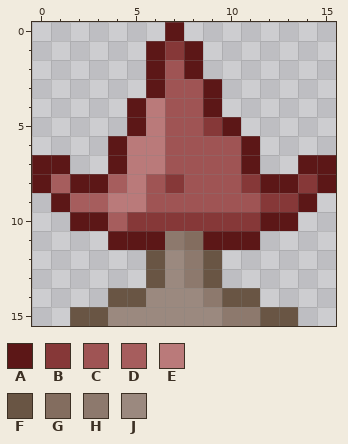
File history of a pixel-art sprite, assets/image/gamemap/tiles/kepler/foliage1.png. Above, as it was before the edit.
The file is 16x16 pixels. Colours within 5 levels of each other are drawn and written as one.
Palette (. is transparent): A #5c1717  B #863838  C #9f5454  D #a65d5d  E #ba7a7a  F #695544  G #836d5f  H #8d796d  J #9b897f
Once edited:
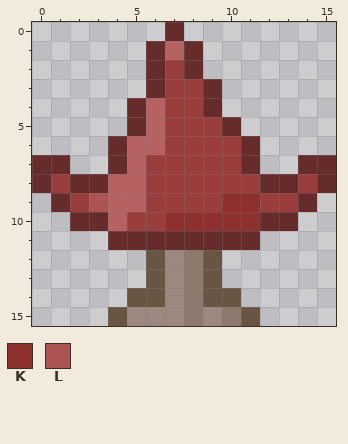
Colours new in this view: K #8e3030  L #ac5454
Difference:
@@ palette @@
-A #5c1717
+A #662b2b
-C #9f5454
+C #9a3d3d
-E #ba7a7a
+E #b66262
@@ x 5..9 @@
  0 ..A..
- 1 .ABA.
+ 1 .AEA.
  2 .ACA.
@@ x 0..15 @@
  4 .....AECCA......
- 5 .....AECCBA.....
+ 5 .....AECCCA.....
  6 ....AEECCCCA....
- 7 AA..AEECCCCA..AA
- 8 ADAADECBCCCBAABA
- 9 .ADDEECCCCCCBBA.
-10 ..AADBBBBBBBAA..
-11 ....AAAHGAAA....
+ 7 AA..AECCCCCA..AA
+ 8 ACAAEECCCCCCAACA
+ 9 .ACLEECCCCKKCCA.
+10 ..AAECCKKKKKAA..
+11 ....AAAAAAAA....
 12 ......FJHF......
 13 ......FJHF......
-14 ....FFJJJHFF....
-15 ..FFJJJJJJHHFF..
+14 .....FFJHFF.....
+15 ....FJJJHJHF....
